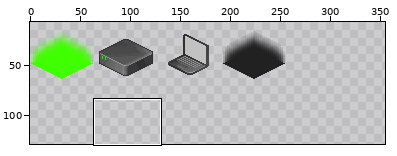
File history of a sprite sheet, resources/tileset.png. Above: a wide view before the commit, with the close-up outlined.
Close-up. Before the commit:
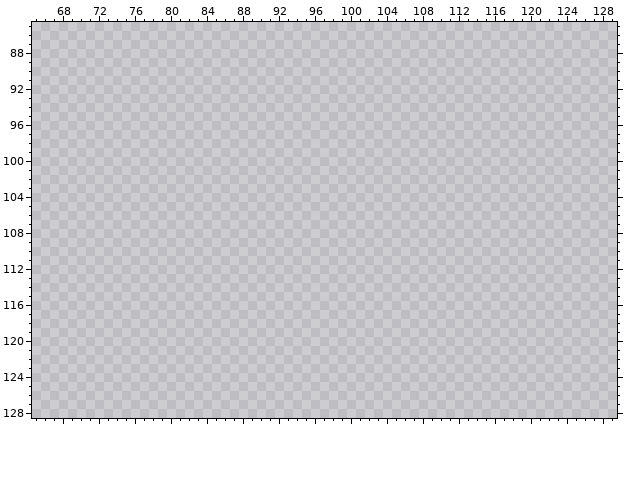
The file is 512x512 pixels. Pixels under 10% opacity are left out. Colours within 5 levels of each other are drawn and written as one. Shown: x 65..129, y 85..128. The wide view leaves out empty margins. The commit also changed other parts of the picture, which this record leaves out.
Once edited:
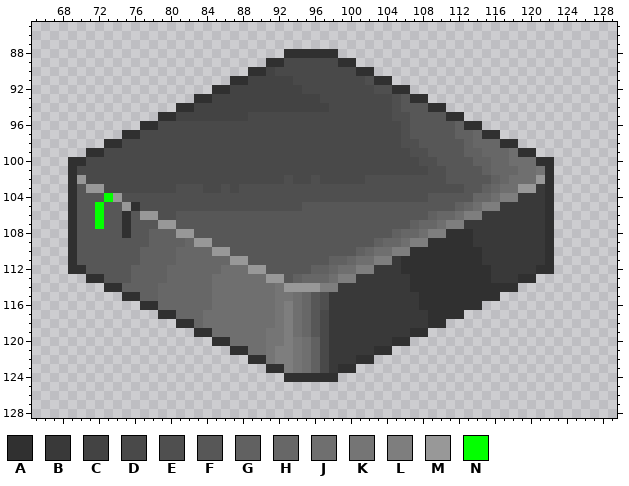
Palette (. is transparent): A #303030  B #393939  C #434343  D #494949  E #4f4f4f  F #575757  G #616161  H #676767  J #6f6f6f  K #757575  L #7e7e7e  M #989898  N #03ff00
Change:
Changed rows in their new state; - is an unchanged pixel.
first column x 69:
 88 ------------------------AAAAAA------------------------
 89 ----------------------AADDDDDDAA----------------------
 90 --------------------AACDDDDDDDDDAA--------------------
 91 ------------------AACCCCCDDDDDDDDEAA------------------
 92 ----------------AACCCCCCCCDDDDDDDDEEAA----------------
 93 --------------AACCCCCCCCCCCCDDDDDDDDEFAA--------------
 94 ------------AACCCCCCCCCCCCCCCDDDDDDDEFFFAA------------
 95 ----------AACCCCCCCCDDDDDDDDDDDDDDDDEEFFFFAA----------
 96 --------AADDDDDDDDDDDDDDDDDDDDDDDDDDDEFFFFFGAA--------
 97 ------AADDDDDDDDDDDDDDDDDDDDDDDDDDDDDEFFFFFGGHAA------
 98 ----AADDDDDDDDDDDDDDDDDDDDDDDDDDDDDDDEEFFFFFGHHHAA----
 99 --AADDDDDDDDDDDDDDDDDDDDDDDDDDDDDDDDDDEEFFFFGGHHHJAA--
100 AADDDDDDDDDDDDDDDDDDDDDDDDDDDDDDDDDDDDDEEFFFFGGHHJJJAA
101 ADDDDDDDDDDDDDDDDDDDDDDDDDDDDDDDDDDDDDDDEEFFFFGHHHJJKA
102 AMDDDDDDDDDDDDDDDDDDDDDDEDDEDDDDDEEEEEEEEEFFFFFGHJJJMA
103 AFMMDDDDDDDDEEEDDEDEEEEEEEEEEEEEEEEEEEEEEEEEFFGHJJMMBA
104 AFFFNMEEEEEEEEEEEEEEEEEEEEEEEEEEEEEEEEEEFFFFFHHJLLBBBA
105 AFFNFFMAEEEEEEEEEEEEEEEEEEFFFFFFFFFFFFFFFFFGHJLLBBBBBA
106 AFFNFFAFMMEEFFFFFFFFFFFFFFFFFFFFFFFFFFFFGHHJLLBBBBBBBA
107 AFFNFFAFFFMMFFFFFFFFFFFFFFFFFFFFFFFFFFGHHJLLBBBBBBBBBA
108 AFFFFFAFFGGGMMFFFFFFFFFFFFFFFFFFFFFFGHHJLLAAABBBBBBBBA
109 AFFFFFFFFGGGGHMMFFFFFFFFFFFFFFFFFFGHHJLLAAAAABBBBBBBBA
110 AFFFFFFFGGGGHHHHMMFFFFFFFFFFFFFFGHJJLLAAAAAAAABBBBBBBA
111 AFFFFFFFGGGGHHHHHHMMFFFFFFFFFGGHJJLLBAAAAAAAAABBBBBBBA
112 AAFFFFFGGGGHHHHHHJJJMMFFFFFGGHJJLLBBBAAAAAAAAAABBBBBAA
113 --AAFFFGGGGHHHHHJJJJJJMMFGHHHJLLBBBBBBAAAAAAAAABBBAA--
114 ----AAGGGGHHHHHHJJJJJJJKMMMMLLBBBBBBBBAAAAAAAAAAAA----
115 ------AAGGHHHHHHJJJJJJJKKJHFEBBBBBBBBBBAAAAAAAAA------
116 --------AAHHHHHHJJJJJJJKLJHFEBBBBBBBBBBAAAAAAA--------
117 ----------AAHHHJJJJJJJJKLJHFDBBBBBBBBBBBAAAA----------
118 ------------AAHJJJJJJJJKLJHFDBBBBBBBBBBBAA------------
119 --------------AAJJJJJJKKLJHFDBBBBBBBBBAA--------------
120 ----------------AAJJJJKKLKJGDBBBBBBBAA----------------
121 ------------------AAJJKLLKJGDBBBBBAA------------------
122 --------------------AAKLLKJGDBBBAA--------------------
123 ----------------------AALKJGDBAA----------------------
124 ------------------------AAAAAA------------------------
Where, in picture pixels (left, top, right, bottom), the same in both close-ups:
added: (68, 49, 554, 382)
